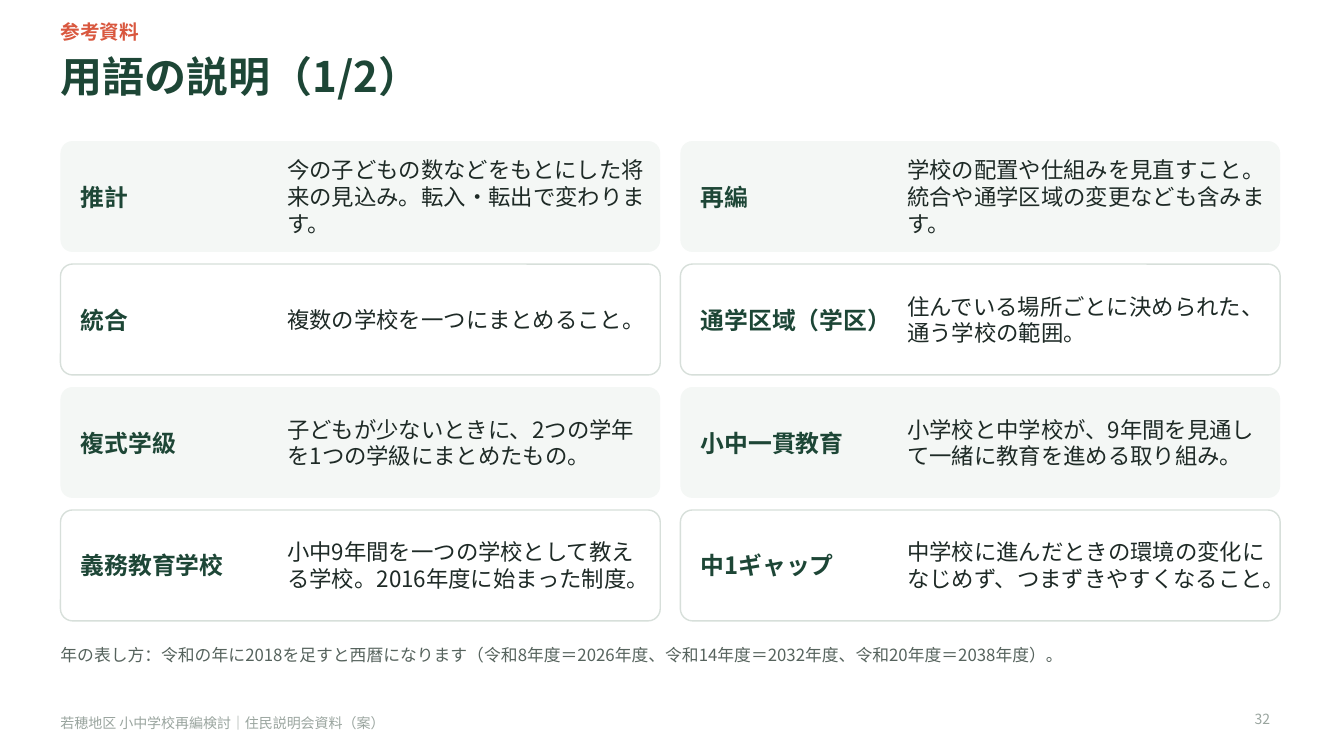
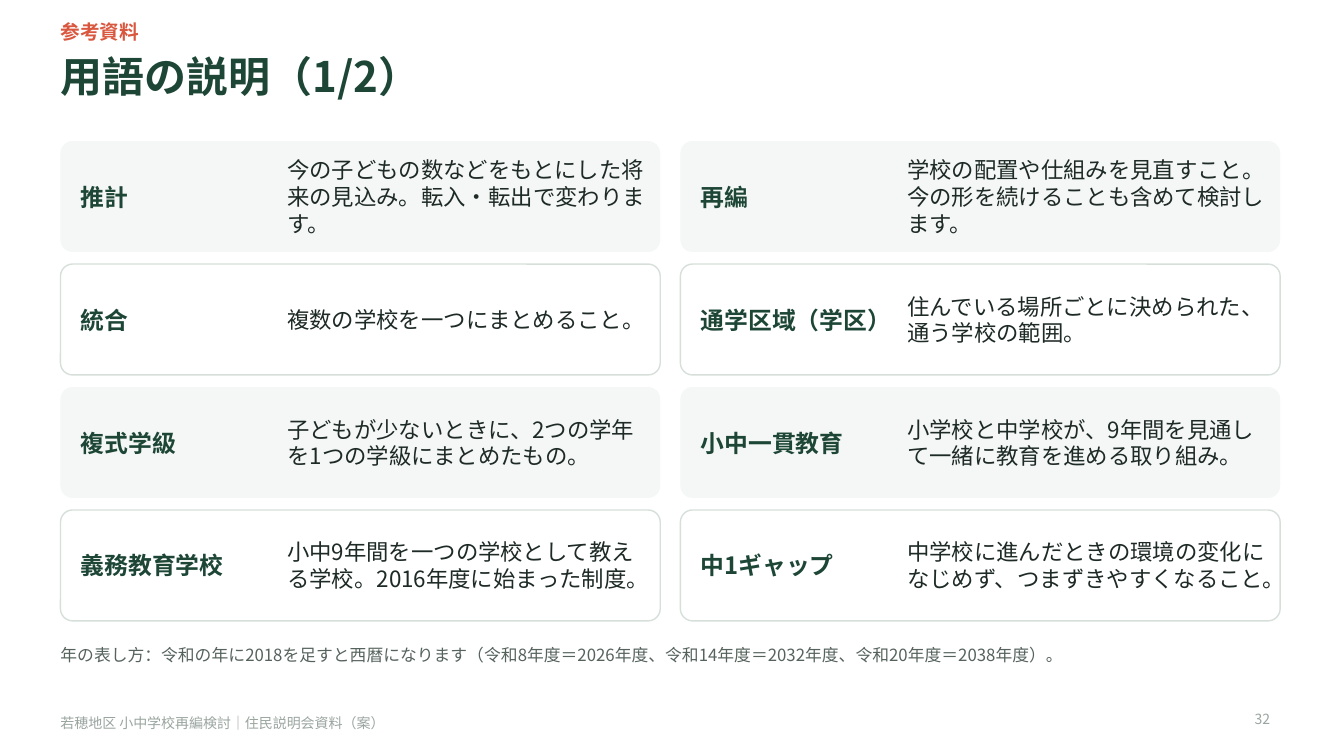
Before and after one commit to Masaki12008/GS, a slide deck: slide 32 of output/若穂地区_住民説明会資料.pptx. Drawn at 1344x756 pixels with LibreOffice and Linux fonts; fonts in the diff are those of the drawing. Boxes give left, top, right and bottom in pixels: in the first picture for what was removed or moved away, otherwise in the second. Text is boxed around its words. In the diff, an @@ line names an element or a change of style, - is before the commit and + after.

```diff
--- a/output/若穂地区_住民説明会資料.pptx
+++ b/output/若穂地区_住民説明会資料.pptx
@@ text at <box>907,159,1264,234</box>: text changed @@
-学校の配置や仕組みを見直すこと。統合や通学区域の変更なども含みます。
+学校の配置や仕組みを見直すこと。今の形を続けることも含めて検討します。
```
Also in this commit, not shown: 7 other slides changed, 3 other files.
